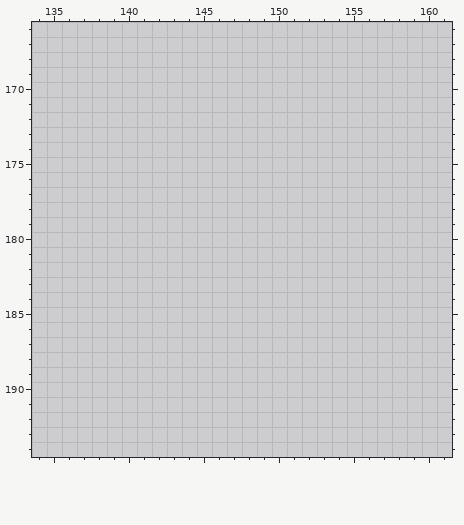
Pixel-art file: public/assets/tilemap.aseprite. The picture above was drawn from the file before the commit.
512x256 pixels, 1 frame. Colours within 5 levels of each other are drawn and written as one. Shown: x 134..161, y 166..194. The old version is drawn lined up with the new one, on the new canvas. The commit also changed other parts of the picture, which this record leaves out.
Visible layers, top first: "Layer 5", "Layer 4", "Layer 3", "Layer 2", "Layer 1".
Palette (. is transparent): 
New version:
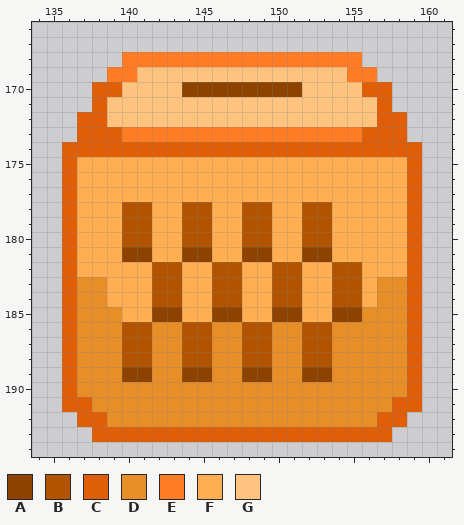
Colours new in this view: A #8d4200  B #b25300  C #df5e07  D #e88e27  E #ff7c25  F #ffae52  G #ffc380
The edit:
canvas 512x256 -> 330x332 (the part of the old canvas that was cut away was empty and is not shown)
y 168: x 140..155 ................ -> EEEEEEEEEEEEEEEE
y 169: x 139..156 .................. -> EEGGGGGGGGGGGGGGEE
y 170: x 138..157 .................... -> CCGGGGAAAAAAAAGGGGCC
y 171: x 138..157 .................... -> CGGGGGGGGGGGGGGGGGGC
y 172: x 137..158 ...................... -> CCGGGGGGGGGGGGGGGGGGCC
y 173: x 137..158 ...................... -> CCCEEEEEEEEEEEEEEEECCC
y 174: x 136..159 ........................ -> CCCCCCCCCCCCCCCCCCCCCCCC
y 175..177: x 136..159 ........................ -> CFFFFFFFFFFFFFFFFFFFFFFC
y 178..180: x 136..159 ........................ -> CFFFBBFFBBFFBBFFBBFFFFFC
y 181: x 136..159 ........................ -> CFFFAAFFAAFFAAFFAAFFFFFC
y 182: x 136..159 ........................ -> CFFFFFBBFFBBFFBBFFBBFFFC
y 183..184: x 136..159 ........................ -> CDDFFFBBFFBBFFBBFFBBFDDC
y 185: x 136..159 ........................ -> CDDDFFAAFFAAFFAAFFAADDDC
y 186..188: x 136..159 ........................ -> CDDDBBDDBBDDBBDDBBDDDDDC
y 189: x 136..159 ........................ -> CDDDAADDAADDAADDAADDDDDC
y 190: x 136..159 ........................ -> CDDDDDDDDDDDDDDDDDDDDDDC
y 191: x 136..159 ........................ -> CCDDDDDDDDDDDDDDDDDDDDCC
y 192: x 137..158 ...................... -> CCDDDDDDDDDDDDDDDDDDCC
y 193: x 138..157 .................... -> CCCCCCCCCCCCCCCCCCCC
Changed places in both pictures, as pixel boxes (x1, y1, x2, y2):
added: (62, 52, 422, 442)
